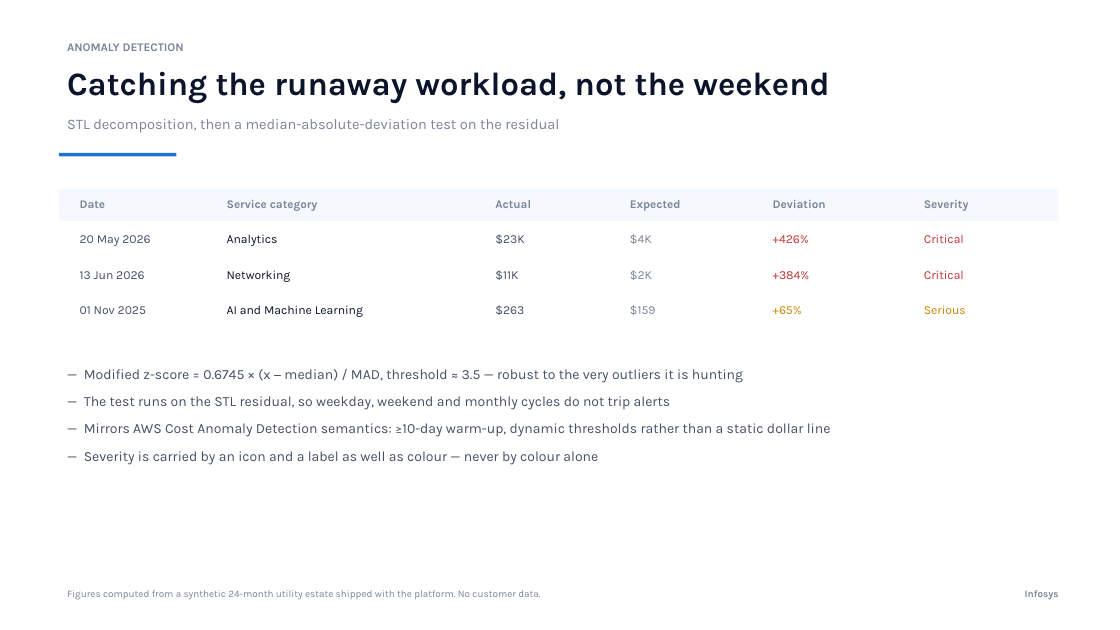
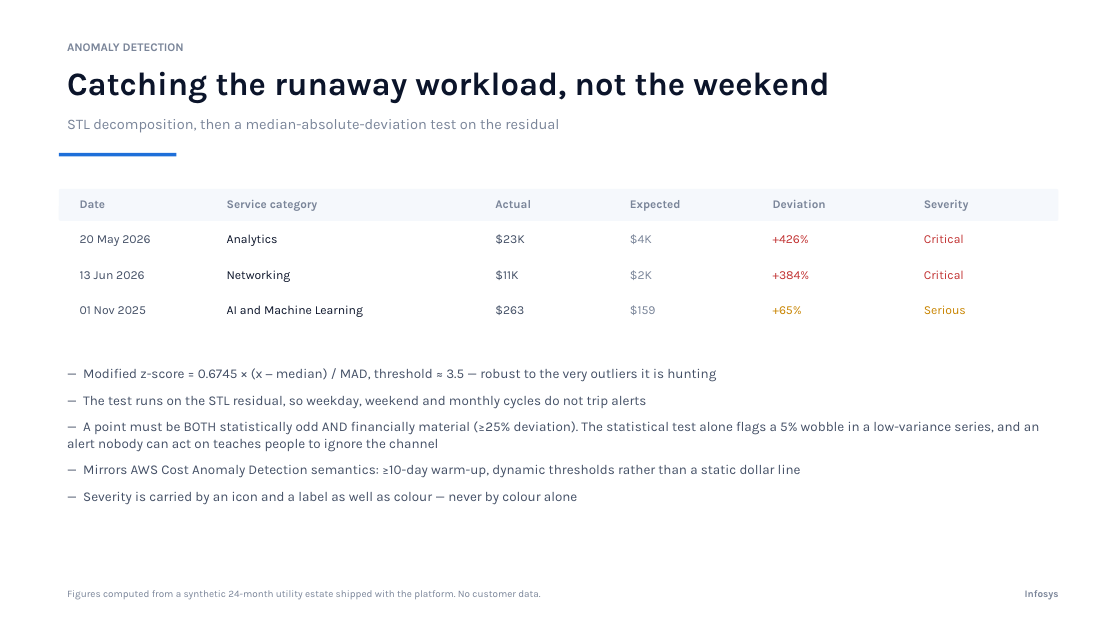
Before and after one commit to ajittgosavii/multicldfinops, a slide deck: slide 13 of Infosys_FinOps_ConEdison.pptx. Drawn at 1120x630 pixels with LibreOffice and Linux fonts; fonts in the diff are those of the drawing. Boxes give left, top, right and bottom in pixels: in the first picture for what was removed or moved away, otherwise in the second. Text is boxed around its words. In the diff, an @@ line names an element or a change of style, - is before the commit and + after.

```diff
--- a/Infosys_FinOps_ConEdison.pptx
+++ b/Infosys_FinOps_ConEdison.pptx
@@ text at box(83, 368, 801, 504): size 12 to 11.5 pt in "— Modified z-score = 0.6745 × (x ...", "— The test runs on the STL ...", "— Mirrors AWS Cost Anomaly Detection semantics: ...", "— Severity is carried by an icon ..." @@
@@ text at box(67, 421, 1039, 451): paragraph added @@
+— A point must be BOTH statistically odd AND financially material (≥25% deviation). The statistical test alone flags a 5% wobble in a low-variance series, and an alert nobody can act on teaches people to ignore the channel
```
Also in this commit, not shown: 3 other slides changed, 1 slide added, 1 other file.
